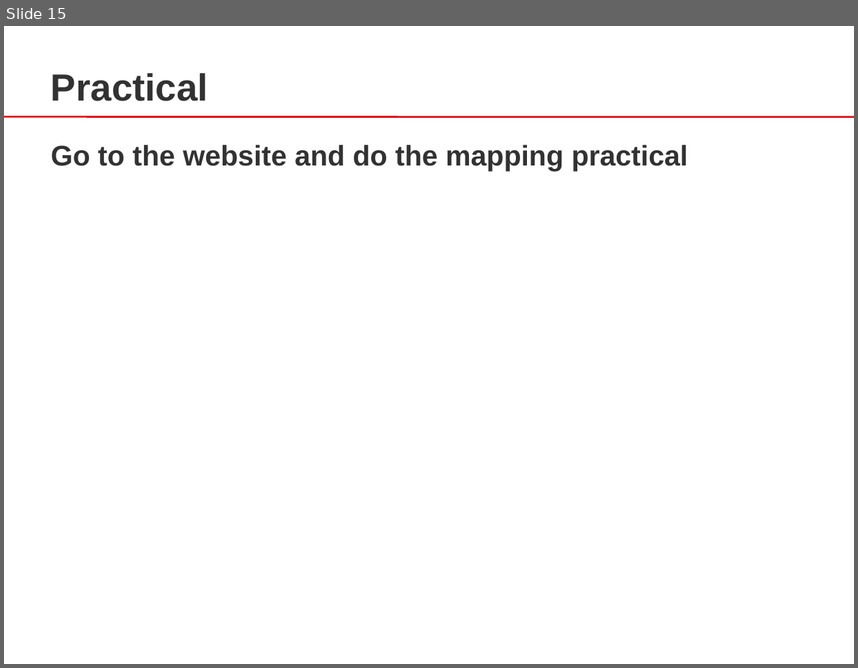
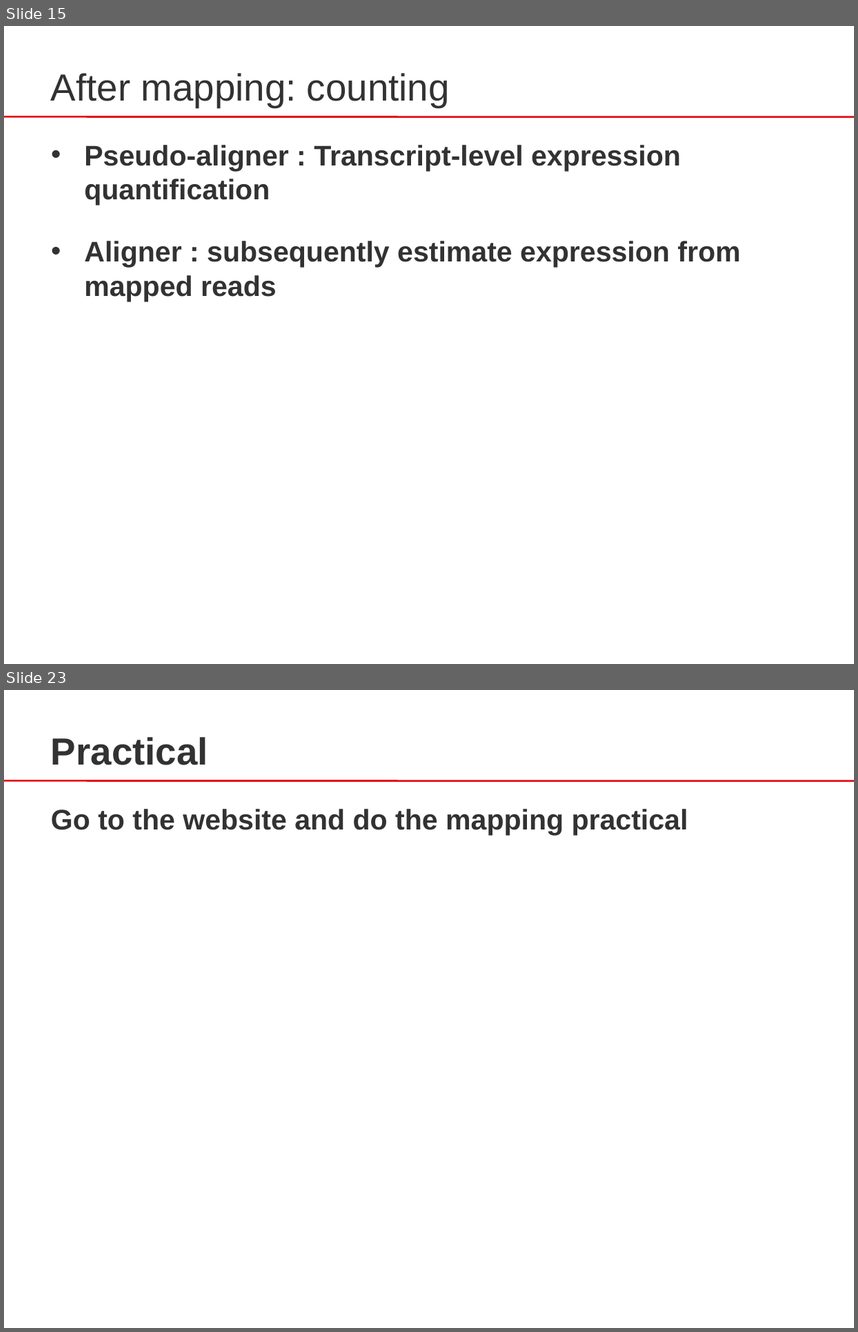
Before and after one commit to sib-swiss/RNAseq-introduction-training, a slide deck: docs/assets/pptx/RNA-Seq_04_Mapping.pptx. Shown one above the other, each under a label of ours: slide 15 before the commit, slides 15 and 23 after it; the slides between them are not shown. The pictures are 858x668 and 858x1332 pixels, drawn with LibreOffice and Linux fonts; fonts in the diff are those of the drawing. Boxes give left, top, right and bottom in pixels: in the first picture for what was removed or moved away, otherwise in the second. Text is boxed around its words. In the diff, an @@ line names an element or a change of style, - is before the commit and + after.

Commit message:
added little part on counting in mapping slides

```diff
--- a/docs/assets/pptx/RNA-Seq_04_Mapping.pptx
+++ b/docs/assets/pptx/RNA-Seq_04_Mapping.pptx
@@ slide 15 added at (4,26,854,664), background #FFFFFF; not listed: 1 template element that a slide beside it also shows @@
@@ text added at (51,73,450,107), 32 pt, text #323232 @@
+After mapping: counting
@@ text added at (84,145,740,301), 24 pt, text #323232, bold @@
+  • Pseudo-aligner : Transcript-level expression quantification
+  • Aligner : subsequently estimate expression from mapped reads
@@ what was slide 15 is now slide 23 @@
```
Also in this commit, not shown: 7 other slides added, 1 other file.
